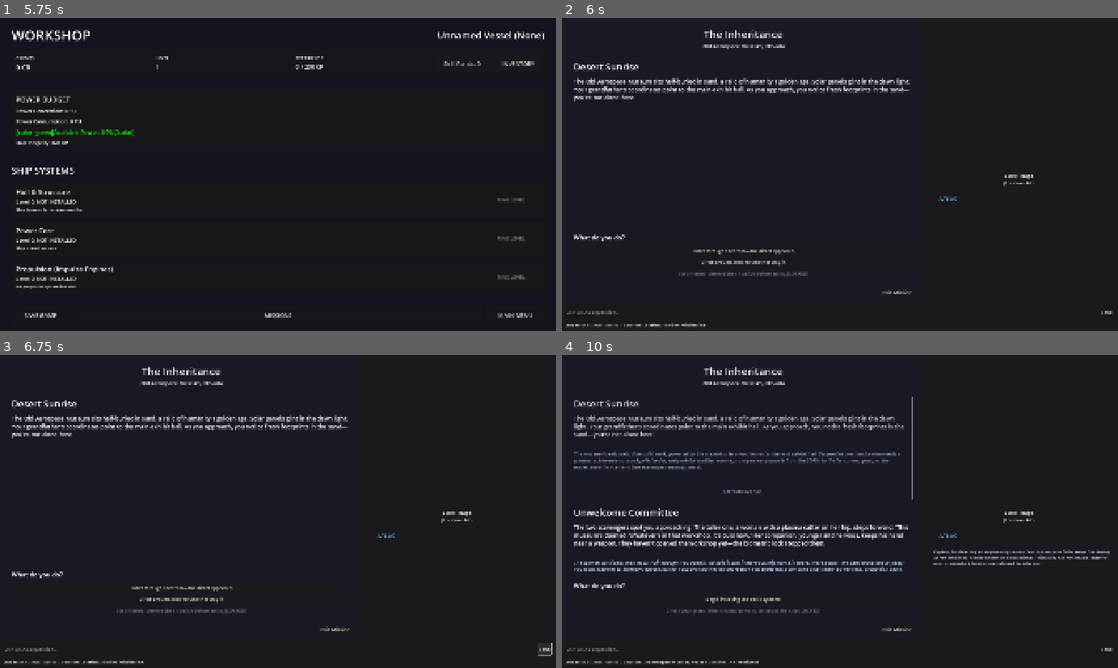
Above: before the commit, frames 1-4 (two rows, left to right).
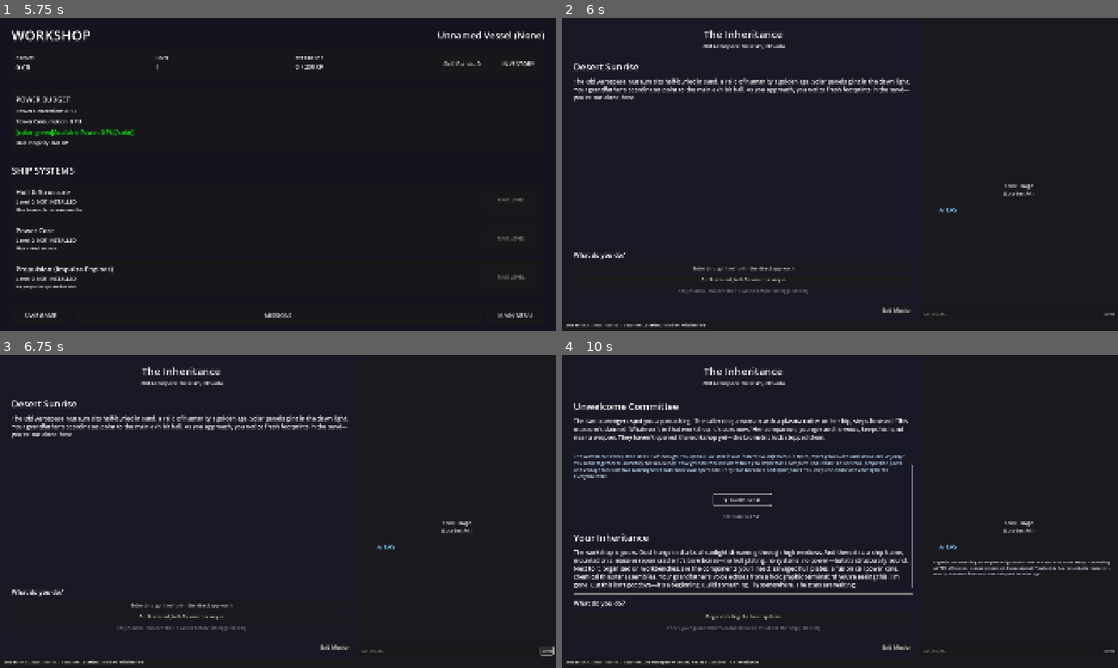
Above: after the commit, the same moments.

Repository: sethshoultes/space-adventures
Game: Godot game, scene res://scenes/main_menu.tscn
Same seed, same stepped clock (60 frames per second), same inputs: the game is played once before the commit and once after it.
Inputs:
- Up to frame 1 (5.75 s): click "Test AI Chat" at 0.5 s; click "Test Mission Generation" at 1.25 s; click "Test Dialogue Generation" at 2 s; click "Test Hull System" at 2.75 s; click "Test Power Core System" at 3.5 s; click "Test Propulsion System" at 4.25 s; click "OPEN WORKSHOP" at 5 s
- Up to frame 2 (6 s): click "MISSIONS" at 5.75 s
- Up to frame 3 (6.75 s): click "Send" at 6.5 s
- Up to frame 4 (10 s): click "Enter through the front—the d…" at 7.25 s; click "▼ Scroll Down ▼" at 8 s; click "Offer to split the salvage 50…" at 8.75 s; click "▼ Scroll Down ▼" at 9.5 s

Frame 1 is identical in both runs. In frame 2, 1.5% of the frame differs, in the area x 0-100%, y 50-96%; in frame 3, 1.5%; in frame 4, 14%, in the area x 0-100%, y 13-96%.

Commit message:
fix: Move ATLAS chat input inside chat panel
Fixed chat input spanning full screen width by moving it from a
separate full-width panel into the ATLAS chat panel container.

Changes:
- Moved InputField and SendButton from MainVBox/ATLASTextInput to
  MainVBox/TopPanels/RightPanels/ATLASChatPanel/MarginContainer/VBoxContainer/TextInputContainer
- Added HSeparator2 above text input for visual separation
- Updated @onready node paths in mission.gd to match new structure
- Updated signal connections to point to new node paths

The chat input now stays properly contained within the right-side
ATLAS panel as shown in the design mockup.

🤖 Generated with [Claude Code](https://claude.com/claude-code)

Co-Authored-By: Claude <noreply@anthropic.com>

Diff:
--- a/godot/scenes/mission.tscn
+++ b/godot/scenes/mission.tscn
@@ -213,30 +213,22 @@
 size_flags_horizontal = 3
 theme_override_constants/separation = 12
 
-[node name="ATLASTextInput" type="PanelContainer" parent="MainVBox"]
-custom_minimum_size = Vector2(0, 60)
-layout_mode = 2
-
-[node name="MarginContainer" type="MarginContainer" parent="MainVBox/ATLASTextInput"]
-layout_mode = 2
-theme_override_constants/margin_left = 15
-theme_override_constants/margin_top = 10
-theme_override_constants/margin_right = 15
-theme_override_constants/margin_bottom = 10
-
-[node name="HBoxContainer" type="HBoxContainer" parent="MainVBox/ATLASTextInput/MarginContainer"]
-layout_mode = 2
-theme_override_constants/separation = 10
-
-[node name="InputField" type="LineEdit" parent="MainVBox/ATLASTextInput/MarginContainer/HBoxContainer"]
-layout_mode = 2
-size_flags_horizontal = 3
-theme_override_font_sizes/font_size = 16
-placeholder_text = "Ask ATLAS a question..."
-
-[node name="SendButton" type="Button" parent="MainVBox/ATLASTextInput/MarginContainer/HBoxContainer"]
-layout_mode = 2
-theme_override_font_sizes/font_size = 16
+[node name="HSeparator2" type="HSeparator" parent="MainVBox/TopPanels/RightPanels/ATLASChatPanel/MarginContainer/VBoxContainer"]
+layout_mode = 2
+
+[node name="TextInputContainer" type="HBoxContainer" parent="MainVBox/TopPanels/RightPanels/ATLASChatPanel/MarginContainer/VBoxContainer"]
+layout_mode = 2
+theme_override_constants/separation = 8
+
+[node name="InputField" type="LineEdit" parent="MainVBox/TopPanels/RightPanels/ATLASChatPanel/MarginContainer/VBoxContainer/TextInputContainer"]
+layout_mode = 2
+size_flags_horizontal = 3
+theme_override_font_sizes/font_size = 14
+placeholder_text = "Ask ATLAS..."
+
+[node name="SendButton" type="Button" parent="MainVBox/TopPanels/RightPanels/ATLASChatPanel/MarginContainer/VBoxContainer/TextInputContainer"]
+layout_mode = 2
+theme_override_font_sizes/font_size = 14
 text = "Send"
 
 [node name="StatusTicker" type="PanelContainer" parent="MainVBox"]
@@ -265,5 +257,5 @@
 [connection signal="pressed" from="MainVBox/TopPanels/NarrativeContainer/VBoxContainer/Choices/Choice3" to="." method="_on_choice_pressed" binds= [2]]
 [connection signal="pressed" from="MainVBox/TopPanels/NarrativeContainer/VBoxContainer/Choices/Choice4" to="." method="_on_choice_pressed" binds= [3]]
 [connection signal="pressed" from="MainVBox/TopPanels/NarrativeContainer/VBoxContainer/Actions/ExitButton" to="." method="_on_exit_pressed"]
-[connection signal="text_submitted" from="MainVBox/ATLASTextInput/MarginContainer/HBoxContainer/InputField" to="." method="_on_atlas_input_submitted"]
-[connection signal="pressed" from="MainVBox/ATLASTextInput/MarginContainer/HBoxContainer/SendButton" to="." method="_on_atlas_send_pressed"]
+[connection signal="text_submitted" from="MainVBox/TopPanels/RightPanels/ATLASChatPanel/MarginContainer/VBoxContainer/TextInputContainer/InputField" to="." method="_on_atlas_input_submitted"]
+[connection signal="pressed" from="MainVBox/TopPanels/RightPanels/ATLASChatPanel/MarginContainer/VBoxContainer/TextInputContainer/SendButton" to="." method="_on_atlas_send_pressed"]
--- a/godot/scripts/ui/mission.gd
+++ b/godot/scripts/ui/mission.gd
@@ -27,8 +27,8 @@
 @onready var chat_history: VBoxContainer = $MainVBox/TopPanels/RightPanels/ATLASChatPanel/MarginContainer/VBoxContainer/ChatScroll/ChatHistory
 
 # UI References - Bottom Panels
-@onready var atlas_input: LineEdit = $MainVBox/ATLASTextInput/MarginContainer/HBoxContainer/InputField
-@onready var send_button: Button = $MainVBox/ATLASTextInput/MarginContainer/HBoxContainer/SendButton
+@onready var atlas_input: LineEdit = $MainVBox/TopPanels/RightPanels/ATLASChatPanel/MarginContainer/VBoxContainer/TextInputContainer/InputField
+@onready var send_button: Button = $MainVBox/TopPanels/RightPanels/ATLASChatPanel/MarginContainer/VBoxContainer/TextInputContainer/SendButton
 @onready var status_label: Label = $MainVBox/StatusTicker/MarginContainer/ScrollContainer/StatusLabel
 
 # State tracking
